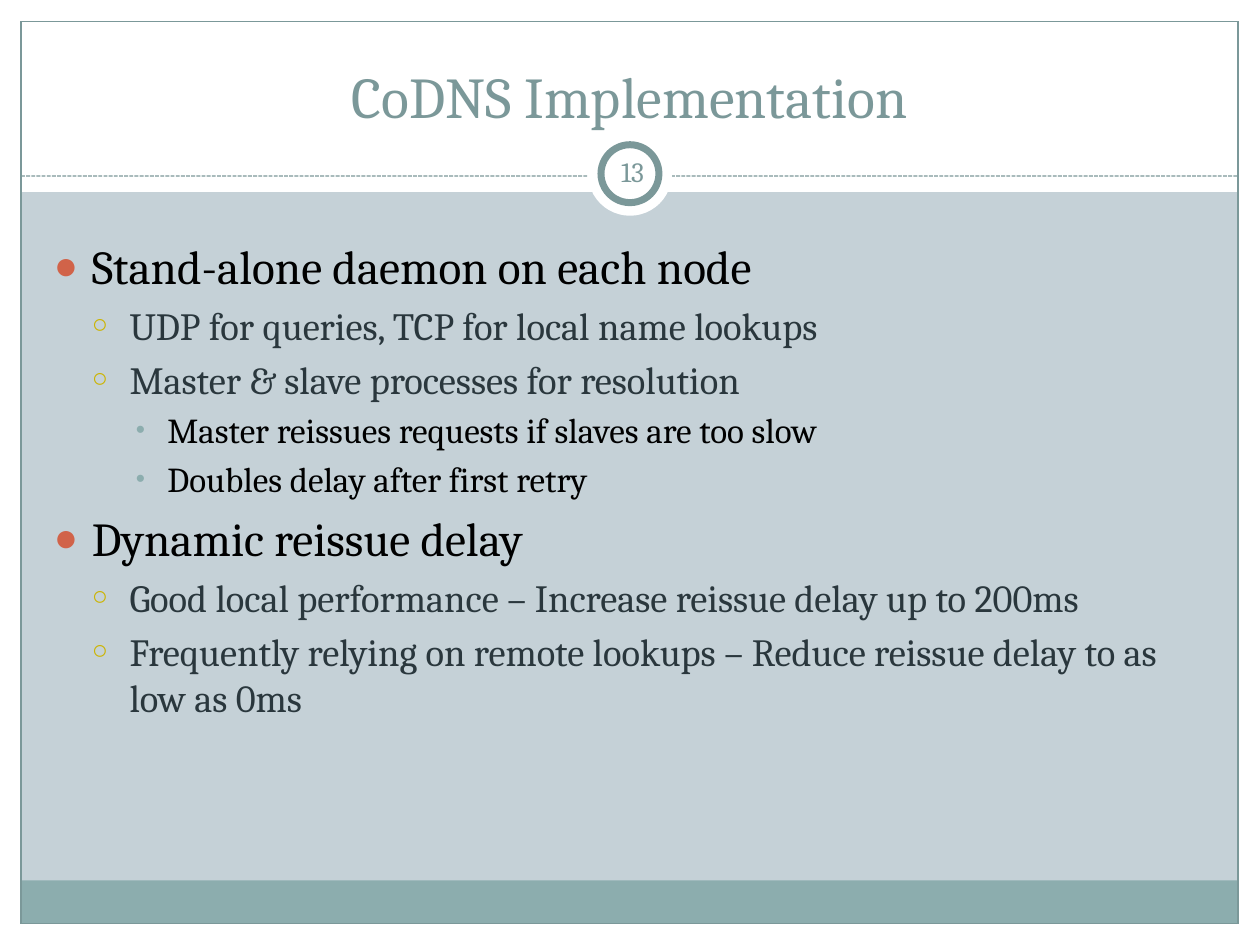
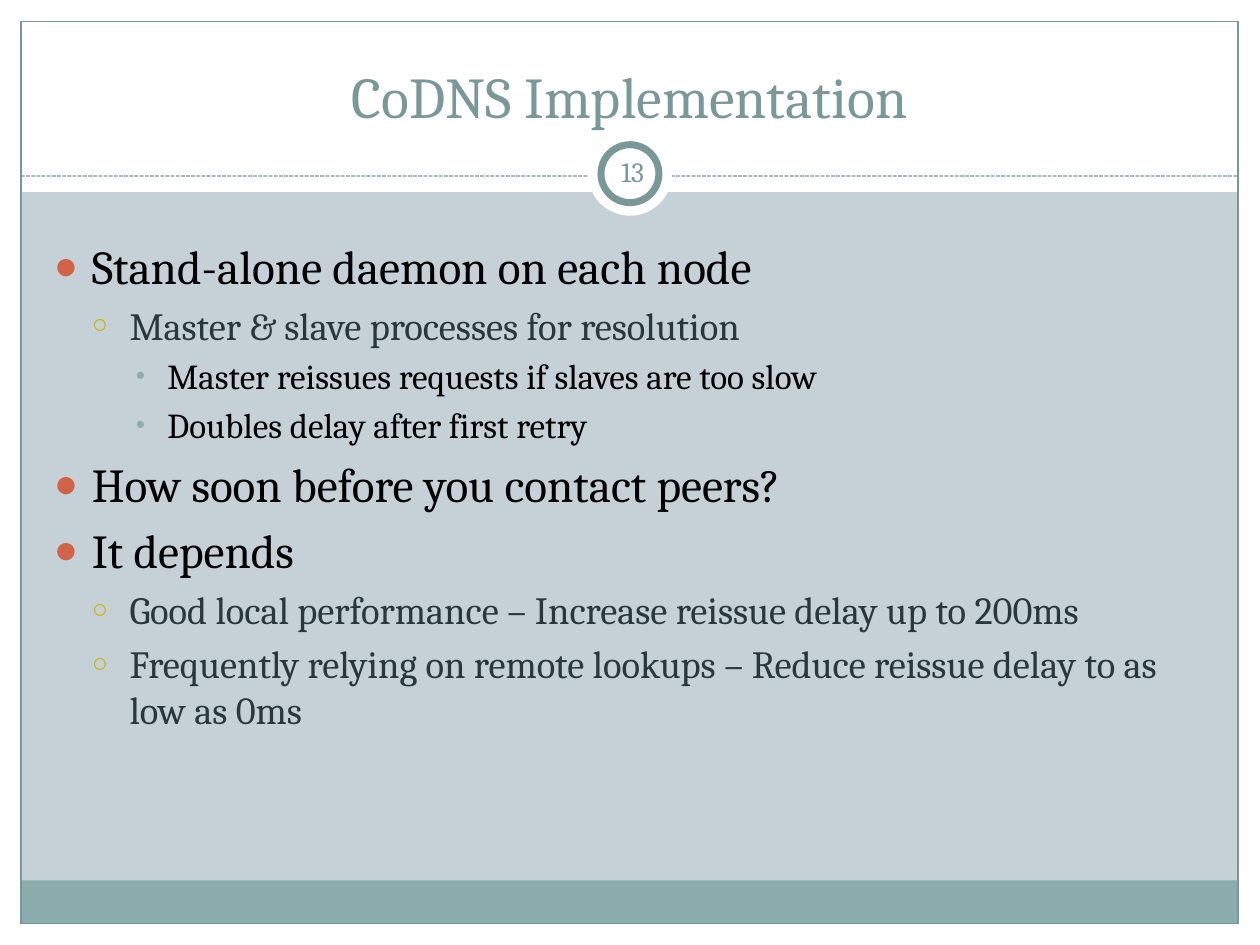
Before and after one commit to cs525-koala/documents, a slide deck: slide 13 of p2p/P2P Apps.pptx. Drawn at 1260x945 pixels with LibreOffice and Linux fonts; fonts in the diff are those of the drawing. Boxes give left, top, right and bottom in pixels: in the first picture for what was removed or moved away, otherwise in the second. Text is boxed around its words. In the diff, an @@ line names an element or a change of style, - is before the commit and + after.

```diff
--- a/p2p/P2P Apps.pptx
+++ b/p2p/P2P Apps.pptx
@@ text at [130,313,817,348]: paragraph removed @@
-  ○ UDP for queries, TCP for local name lookups
@@ text at [92,468,780,578]: text changed @@
-● Dynamic reissue delay
+● How soon before you contact peers?
+● It depends
```
Also in this commit, not shown: 15 other slides changed.
